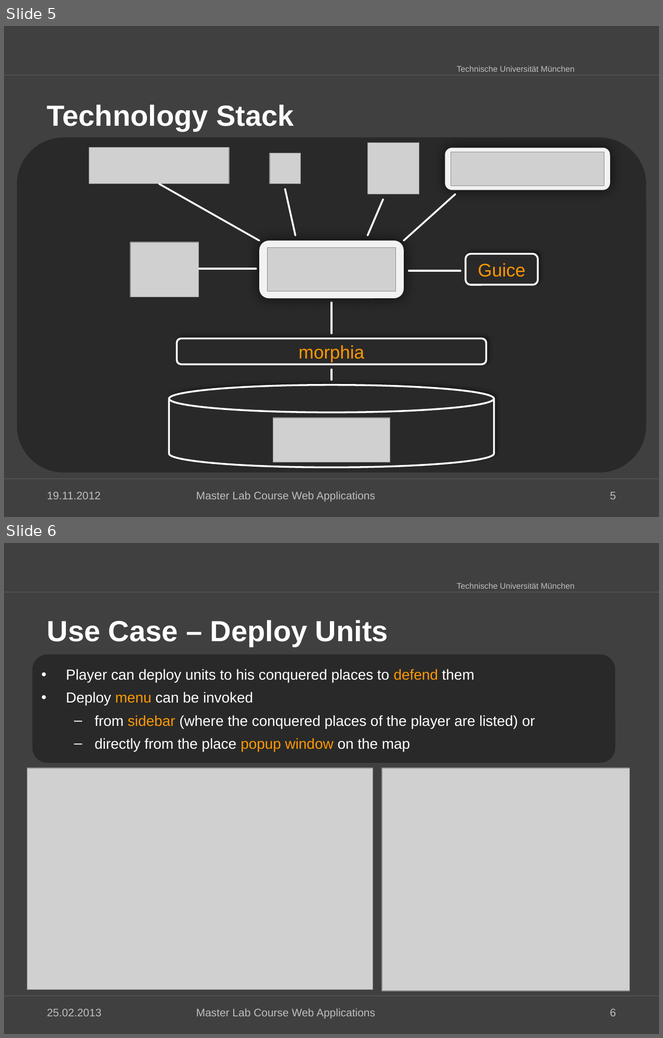
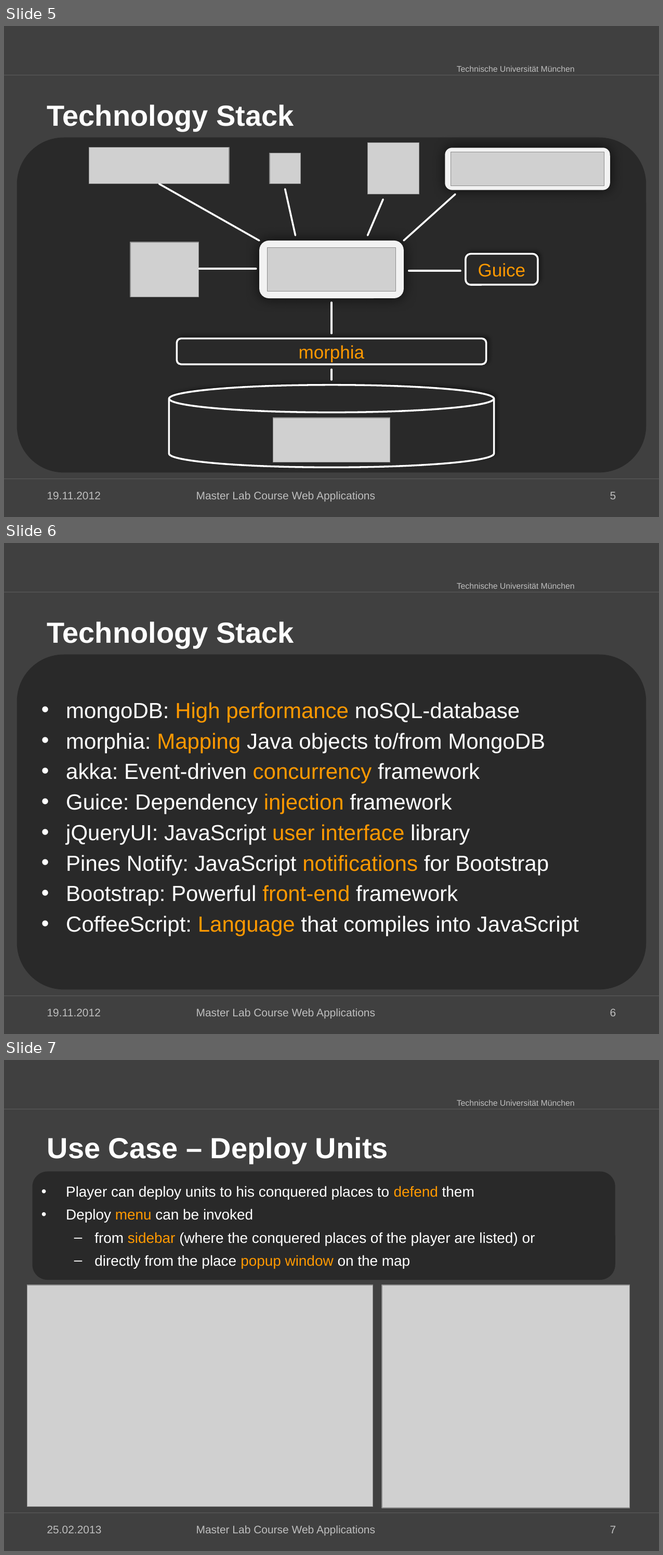
Before and after one commit to kneczaj/pi-puppids, a slide deck: docs/group4_Final_Presentation.pptx. Shown one above the other, each under a label of ours: slides 5 and 6 before the commit, slides 5, 6 and 7 after it. The pictures are 663x1038 and 663x1555 pixels, drawn with LibreOffice and Linux fonts; fonts in the diff are those of the drawing; grey boxes stand for pictures; background and template pictures are left out. Boxes give left, top, right and bottom in pixels: in the first picture for what was removed or moved away, otherwise in the second. Text is boxed around its words. In the diff, an @@ line names an element or a change of style, - is before the commit and + after.

Commit message:
added technology description

```diff
--- a/docs/group4_Final_Presentation.pptx
+++ b/docs/group4_Final_Presentation.pptx
@@ slide 6 added at (4,543,659,1034), background #404040; not listed: 3 template elements that a slide beside it also shows @@
@@ title added at (47,622,294,649), 32 pt, text #FFFFFF, bold @@
+Technology Stack
@@ rounded rectangle added at (17,654,647,990), fill #292929 @@
@@ text added at (66,702,579,937), 24 pt, text #FFFFFF @@
+• mongoDB: High performance noSQL-database
+• morphia: Mapping Java objects to/from MongoDB
+• akka: Event-driven concurrency framework
+• Guice: Dependency injection framework
+• jQueryUI: JavaScript user interface library
+• Pines Notify: JavaScript notifications for Bootstrap
+• Bootstrap: Powerful front-end framework
+• CoffeeScript: Language that compiles into JavaScript
@@ text added at (47,1009,101,1017), 12 pt, text #BFBFBF @@
+19.11.2012
@@ text added at (196,1009,375,1019), 12 pt, text #BFBFBF @@
+Master Lab Course Web Applications
@@ page number added at (610,1009,617,1017), 12 pt, text #BFBFBF @@
+6
@@ what was slide 6 is now slide 7 @@
@@ page number at (610,1526,617,1534): text changed @@
-6
+7
```
Also in this commit, not shown: 1 other file.
